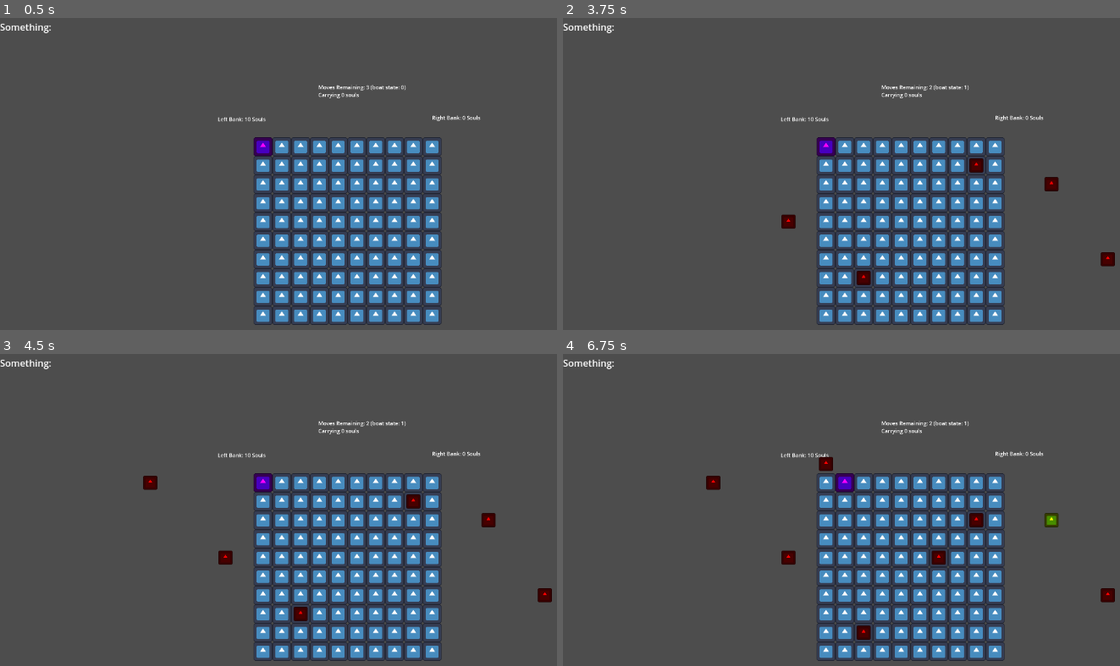
Above: before the commit, frames 1-4 (two rows, left to right).
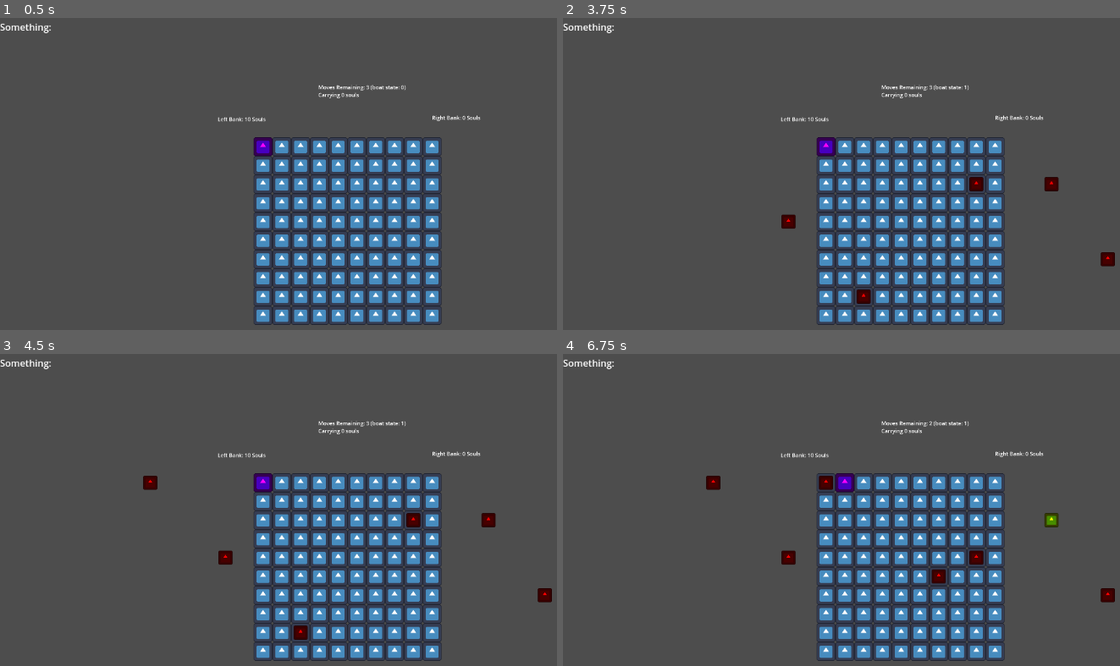
Above: after the commit, the same moments.

Repository: tmrupp/LD53
Game: Godot game, scene res://main.tscn
Two runs of this game, one before a commit and one after it. Both use one fixed random seed, a clock stepped at 60 frames per second and the inputs below. The engine's default icon, where the game draws it, is replaced by a stand-in: a white triangle on a blue panel in a dark square.
Inputs (mouse positions are in pixels of both pictures, inside the frame that each line leads up to):
- Up to frame 1 (0.5 s): no input
- Up to frame 2 (3.75 s): tap Enter at 0.5, 2, 3.5 s; move the mouse to (1047, 186) at 0.52 s; hold Right (MoveRight) 0.53-1.28 s; hold Z (Wait, bound only after the commit) 0.53-1.28 s; click (1047, 186) at 0.67 s; tap Space (CollectSouls) at 1.25, 1.35, 2.75 s; move the mouse to (763, 223) at 1.27 s; hold Down (MoveDown) 1.28-2.03 s; click (763, 223) at 1.42 s; tap Z (Wait, bound only after the commit) at 1.55, 2.3, 2.85 s; move the mouse to (969, 120) at 2.02 s; hold Right (MoveRight) 2.03-2.78 s; hold Shift (DropSouls) 2.03-2.78 s; click (969, 120) at 2.17 s; move the mouse to (869, 280) at 2.77 s; hold Up (MoveUp) 2.78-3.53 s; click (869, 280) at 2.92 s; move the mouse to (1103, 261) at 3.52 s; hold Left (MoveLeft) from 3.53 s (still down); hold Z (Wait, bound only after the commit) from 3.53 s (still down); click (1103, 261) at 3.67 s
- Up to frame 3 (4.5 s): keep holding Left (MoveLeft); tap Space (CollectSouls) at 4.25, 4.35 s; move the mouse to (133, 485) at 4.27 s; release Z (Wait, bound only after the commit) at 4.28 s; click (133, 485) at 4.42 s
- Up to frame 4 (6.75 s): tap Z (Wait, bound only after the commit) at 4.55, 5.3, 5.85 s; move the mouse to (936, 541) at 5.02 s; release Left (MoveLeft) at 5.03 s; hold Down (MoveDown) 5.03-5.78 s; hold Shift (DropSouls) 5.03-5.78 s; click (936, 541) at 5.17 s; move the mouse to (796, 447) at 5.77 s; hold Right (MoveRight) 5.78-6.53 s; click (796, 447) at 5.92 s; move the mouse to (1047, 522) at 6.52 s; hold Up (MoveUp) from 6.53 s (still down); hold Z (Wait, bound only after the commit) from 6.53 s (still down); click (1047, 522) at 6.67 s

Frame 1 is identical in both runs. In frame 2, 0.5% of the frame differs, in the area x 52-76%, y 21-92%; in frame 3, 0.5%; in frame 4, 0.8%, in the area x 45-76%, y 32-92%.

Commit message:
pushing and wait

Diff:
--- a/Player.gd
+++ b/Player.gd
@@ -34,34 +34,36 @@
 
 func _input(event):
 	# movement
-	if event.is_action_pressed("MoveRight") and grid_position.x < river.map_size.x and current_moves_remaining > 0:
-		interact_with_unit(Vector2i(1,0))
-		grid_position.x += 1
+	if event.is_action_pressed("Wait"):
 		on_move()
-		if state == BOAT_STATE.On_Left:
-			state = BOAT_STATE.In_River
-		elif state == BOAT_STATE.In_River and grid_position.x == river.map_size.x:
-			state = BOAT_STATE.On_Right
-			current_moves_remaining = max_speed
-			riverbanks.deposit_on_right(current_soul_count)
-			current_soul_count = 0
+	elif event.is_action_pressed("MoveRight") and grid_position.x < river.map_size.x and current_moves_remaining > 0:
+		if interact_with_unit(Vector2i(1,0)):
+			grid_position.x += 1
+			on_move()
+			if state == BOAT_STATE.On_Left:
+				state = BOAT_STATE.In_River
+			elif state == BOAT_STATE.In_River and grid_position.x == river.map_size.x:
+				state = BOAT_STATE.On_Right
+				current_moves_remaining = max_speed
+				riverbanks.deposit_on_right(current_soul_count)
+				current_soul_count = 0
 	elif event.is_action_pressed("MoveLeft") and grid_position.x >= 0 and current_moves_remaining > 0:
-		interact_with_unit(Vector2i(-1,0))
-		grid_position.x -= 1
-		on_move()
-		if state == BOAT_STATE.On_Right:
-			state = BOAT_STATE.In_River
-		elif state == BOAT_STATE.In_River and grid_position.x < 0:
-			state = BOAT_STATE.On_Left
-			current_moves_remaining = max_speed
+		if interact_with_unit(Vector2i(-1,0)):
+			grid_position.x -= 1
+			on_move()
+			if state == BOAT_STATE.On_Right:
+				state = BOAT_STATE.In_River
+			elif state == BOAT_STATE.In_River and grid_position.x < 0:
+				state = BOAT_STATE.On_Left
+				current_moves_remaining = max_speed
 	elif event.is_action_pressed("MoveUp") and grid_position.y > 0:
-		interact_with_unit(Vector2i(0,-1))
-		grid_position.y -= 1
-		on_move()
+		if interact_with_unit(Vector2i(0,-1)):
+			grid_position.y -= 1
+			on_move()
 	elif event.is_action_pressed("MoveDown") and grid_position.y < (river.map_size.y - 1) * move_unit_size and current_moves_remaining > 0:
-		interact_with_unit(Vector2i(0, 1))
-		grid_position.y += 1
-		on_move()
+		if interact_with_unit(Vector2i(0, 1)):
+			grid_position.y += 1
+			on_move()
 
 	# soul collection
 	if state == BOAT_STATE.On_Left:
--- a/River.gd
+++ b/River.gd
@@ -72,6 +72,12 @@
 			return true
 	return false
 
+func any_not_pushable(pos):
+	for unit in get_units(pos):
+		if not unit.pushable:
+			return true
+	return false
+
 func in_range(pos):
 	return pos.x >= 0 and pos.x < map_size.x and pos.y >= 0 and pos.y < map_size.y
 
@@ -81,15 +87,25 @@
 func push_units(from, pos) -> bool:
 	var new_pos = (pos-from)+pos
 
-#	print("pushing units! from=", from, " pos=", pos, " new_pos=", new_pos)
-
-	if not in_shore_range(new_pos) or any_static(new_pos):
+	print("pushing units! from=", from, " pos=", pos, " new_pos=", new_pos)
+
+	if len(get_units(pos)) == 0:
+		print("t1")
+		return true
+
+	if any_not_pushable(pos):
+		return false
+
+	if not in_shore_range(new_pos) or any_not_pushable(new_pos):
+		print("t0")
 		return false
 	else:
-		if len(get_units(pos)) == 0 or push_units(pos, new_pos):
+		if push_units(pos, new_pos):
+			print("t2")
 			for unit in get_units(pos):
 				move_unit(unit, pos, new_pos)
 			return true
+	print("t3")
 	return false
 
 # Called when the node enters the scene tree for the first time.
@@ -140,7 +156,7 @@
 	return false
 
 func flow_unit(unit, pos):
-	print("flowing unit=", unit, " @ ", pos)
+#	print("flowing unit=", unit, " @ ", pos)
 	if unit.moved or not unit.dynamic:
 		return
 
@@ -187,6 +203,7 @@
 				unit.right = false
 			elif unit.dynamic:
 				unit.dynamic = false
+				unit.pushable = false
 			else:
 				delete_unit(unit, pos)
 
--- a/project.godot
+++ b/project.godot
@@ -60,3 +60,8 @@
 "events": [Object(InputEventKey,"resource_local_to_scene":false,"resource_name":"","device":-1,"window_id":0,"alt_press …(182 unchanged characters)…
 ]
 }
+Wait={
+"deadzone": 0.5,
+"events": [Object(InputEventKey,"resource_local_to_scene":false,"resource_name":"","device":-1,"window_id":0,"alt_pressed":false,"shift_pressed":false,"ctrl_pressed":false,"meta_pressed":false,"pressed":false,"keycode":0,"physical_keycode":90,"key_label":0,"unicode":122,"echo":false,"script":null)
+]
+}
--- a/unit.gd
+++ b/unit.gd
@@ -7,6 +7,8 @@
 var damage:int = 0
 var damage_type_is_proportional:bool = true
 
+var pushable:bool = true
+
 func setup(right=true, dynamic=true, damage=0, damage_type_is_proportional=true):
 	moved = false
 	self.right = right
@@ -14,10 +16,12 @@
 	self.layered = false
 	self.damage = damage
 	self.damage_type_is_proportional = damage_type_is_proportional
+	self.pushable = self.dynamic
+	print("pushable=", str(self.pushable))
 	update()
 
 func _to_string():
-	return "right=" + str(right) + " moved=" + str(moved) + " dynamic=" + str(dynamic) + " layered=" + str(layered)
+	return "right=" + str(right) + " moved=" + str(moved) + " dynamic=" + str(dynamic) + " layered=" + str(layered) + " pushable=" + str(pushable)
 
 func update():
 	if dynamic:
@@ -25,7 +29,6 @@
 			self_modulate = Color.RED
 		else:
 			self_modulate = Color.YELLOW
-
 	else:
 		self_modulate = Color.GREEN
 
